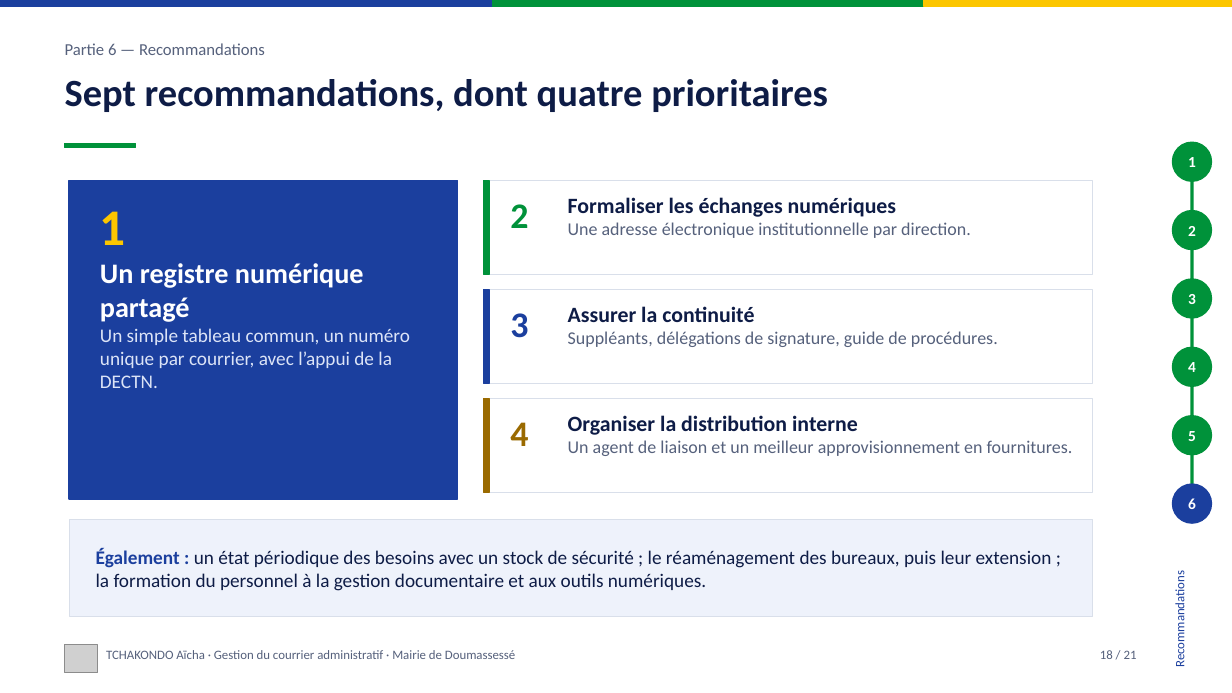
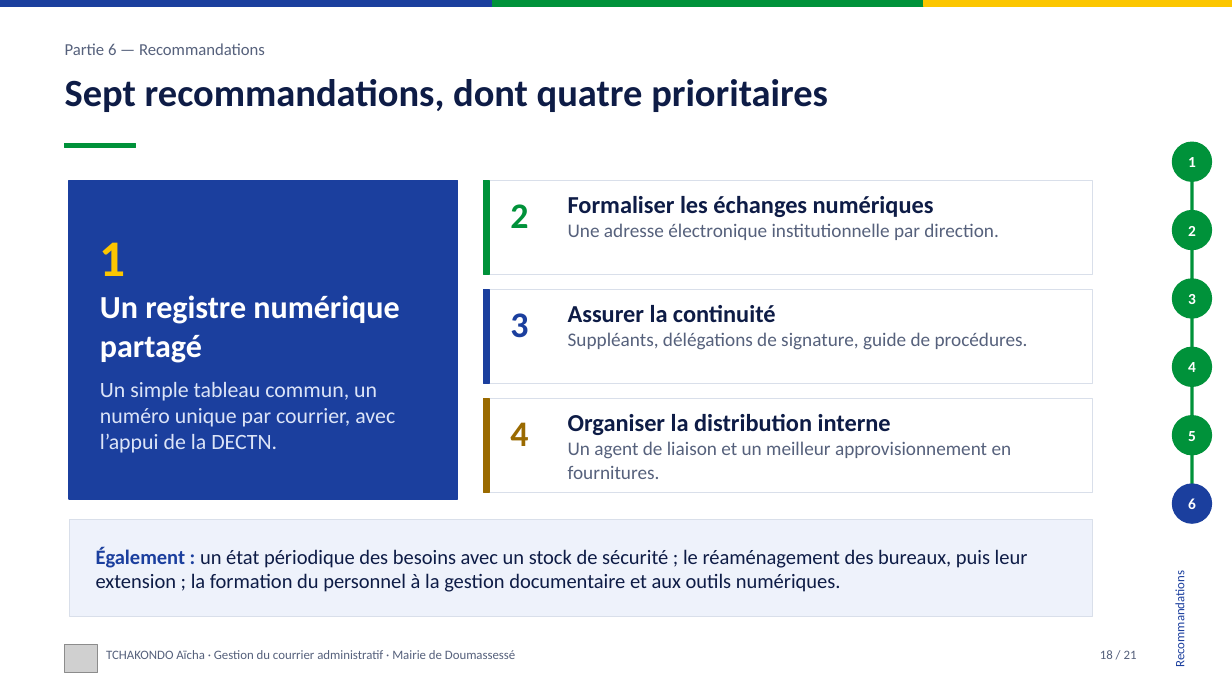
Before and after one commit to LUC-cmd/site-soutenance-aicha, a slide deck: slide 18 of docs/Presentation_soutenance_TCHAKONDO_Aicha.pptx. Drawn at 1232x693 pixels with LibreOffice and Linux fonts; fonts in the diff are those of the drawing; grey boxes stand for pictures. Boxes give left, top, right and bottom in pixels: in the first picture for what was removed or moved away, otherwise in the second. Text is boxed around its words. In the diff, an @@ line names an element or a change of style, - is before the commit and + after.

```diff
--- a/docs/Presentation_soutenance_TCHAKONDO_Aicha.pptx
+++ b/docs/Presentation_soutenance_TCHAKONDO_Aicha.pptx
@@ text "1" at box(100, 242, 399, 453): vertical alignment top to middle @@
@@ text "Formaliser les échanges numériques" at box(568, 196, 998, 240): size 17 to 19 pt in "Formaliser les échanges numériques"; size 14 to 15 pt in "Une adresse électronique institutionnelle par direction." @@
@@ text at box(100, 295, 399, 453): size 22 to 25 pt in "Un registre numérique partagé"; size 15 to 17 pt in "Un simple tableau commun, un numéro unique ..." @@
@@ text "Assurer la continuité" at box(568, 305, 1028, 350): size 17 to 19 pt in "Assurer la continuité"; size 14 to 15 pt in "Suppléants, délégations de signature, guide de procédures." @@
@@ text "Organiser la distribution interne" at box(568, 414, 1012, 479): size 17 to 19 pt in "Organiser la distribution interne"; size 14 to 15 pt in "Un agent de liaison et un meilleur ..." @@
@@ text "Également : un état périodique ..." at box(96, 547, 1028, 592): size 15 to 16 pt @@
```
Also in this commit, not shown: 13 other slides changed, 2 slides removed, 1 other file.
